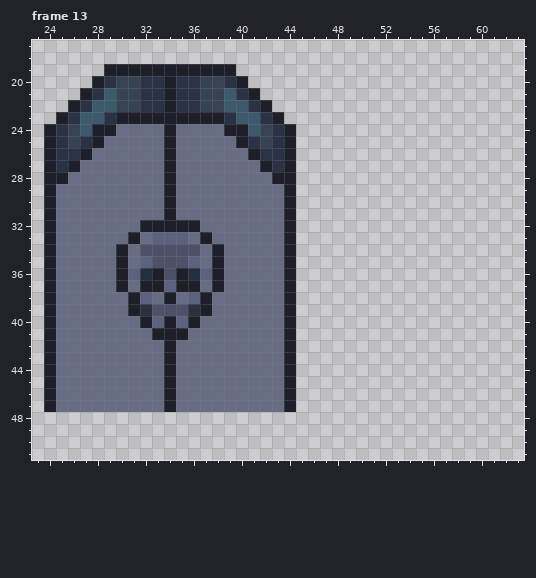
File history of a pixel-art file, Assets/Sprites/Environment/Door/LockedDoor.ase. That is the earlier state.
64x64 pixels, 13 frames. Colours within 5 levels of each other are drawn and written as one. Shown: frame 13: x 23..63, y 17..51. The commit also changed other frames, which this record leaves out.
The result:
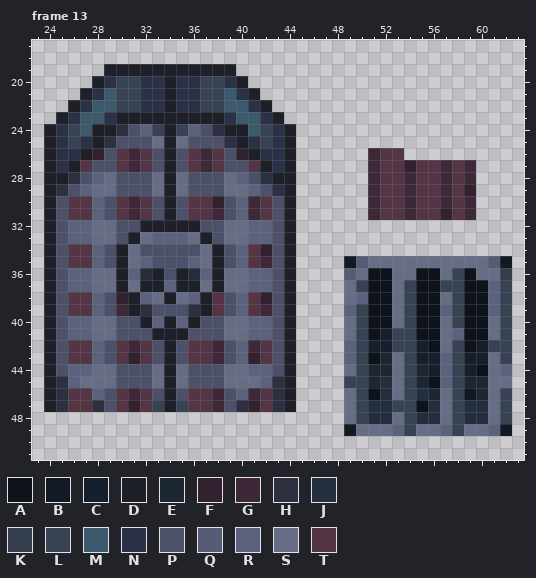
Palette (. is transparent): A #0e131b  B #121923  C #161f2b  D #1d2029  E #1d2734  F #32212e  G #3d2839  H #2c3041  J #232f3e  K #333d4b  L #374252  M #3d5a6c  N #2b3147  P #4c5169  Q #575c76  R #5c627d  S #686d86  T #543545
Difference:
Changed rows in their new state; - is an unchanged pixel.
Frame 13, layer "Layer":
first column x 25:
24 -----HPRL-LRPH------------------------
25 ----HPPP---PPPH-----------------------
26 ---FPTGTP-PTGTPF----------GTT---------
27 --TPPTGTP-PTGTPPT---------GTTFTTGTG---
28 -HPR-PPP---PPP-RPH--------GTTGTTGTG---
29 HPR--PPP---PPP--RPH-------GTTGTTGTF---
30 PTTRPTGTP-PTTFPRGTP-------GTTGTTGTG---
31 PTTRPTGTP-PTTGPRGTP-------GTTGTTFTG---
32 PRR--PP-----PP--RRP-------------------
33 PRR--P-------P--RRP-------------------
34 PTTRP---------PRTFP-------------------
35 PTTRP---------PRTGP-----BQSSSSSSSSSSQB
36 PRR-------------RRP-----QSAASSAASLASSK
37 PRR-------------RRP-----SLAASLAALLAARL
38 PTTRPF-------TPRTFP-----SRAASLAASLAARL
39 PTTRPG-------TPRTGP-----RLAASLAARLAARL
40 PRR--PP-----PP--RRP-----SLAASLAASLAASL
41 PRR--PPP---PPP--RRP-----SLACLLAASRAASL
42 PTTRPTGTP-PTTGPRGTP-----RLCCLLCASLACLL
43 PTTRPTFTP-PTTGPRFTP-----RLAESLCCRLCCSL
44 PRR--PPP---PPP--RRP-----SLEESLECRLCASR
45 HR---PPP---PPP---RH-----LLEJSLEARLEESS
46 HTTRPTGTP-PTTGPRGTH-----SLAJSLJESLBESL
47 HTTHPTFTL-LTTGPHFTH-----SLJJLLAJSLJJSL
48 ------------------------SLJJSLJJSLJJSL
49 ------------------------BSSSRLSSRLSSRB
